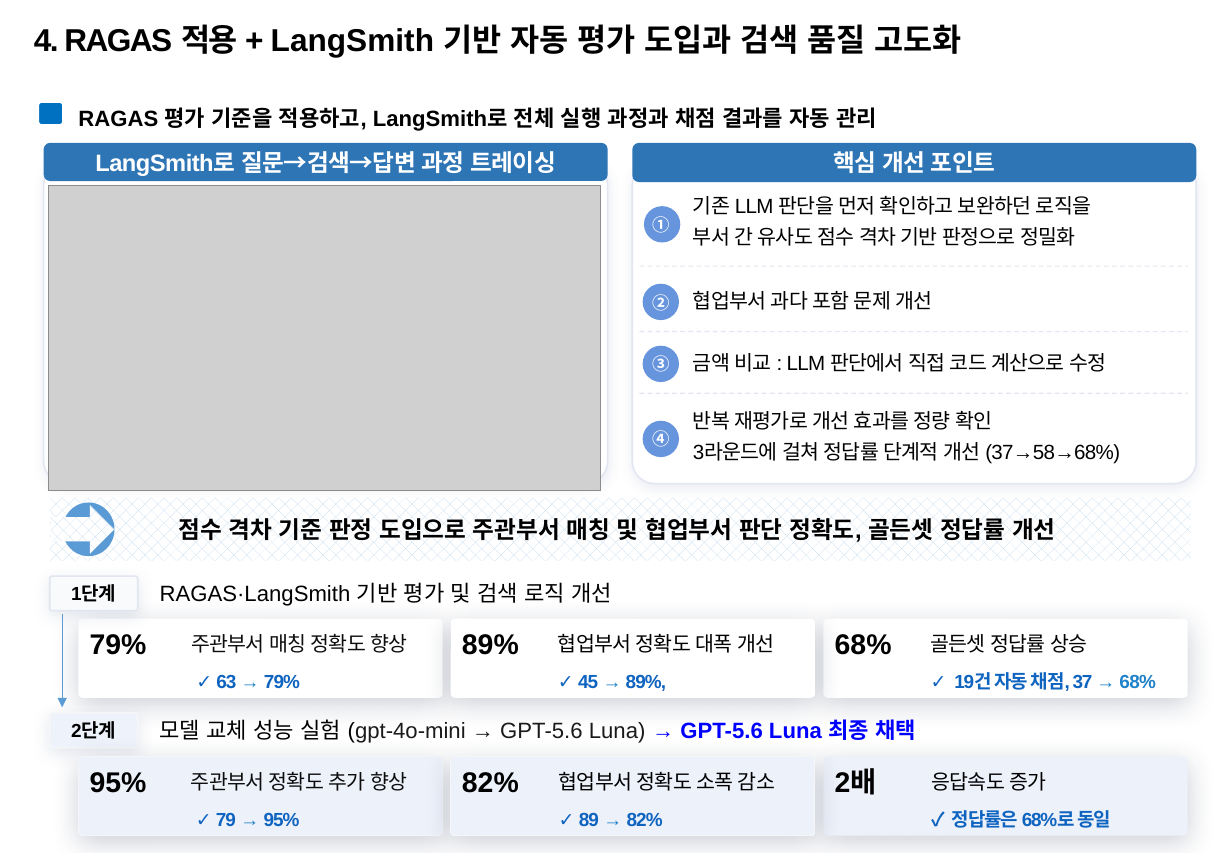
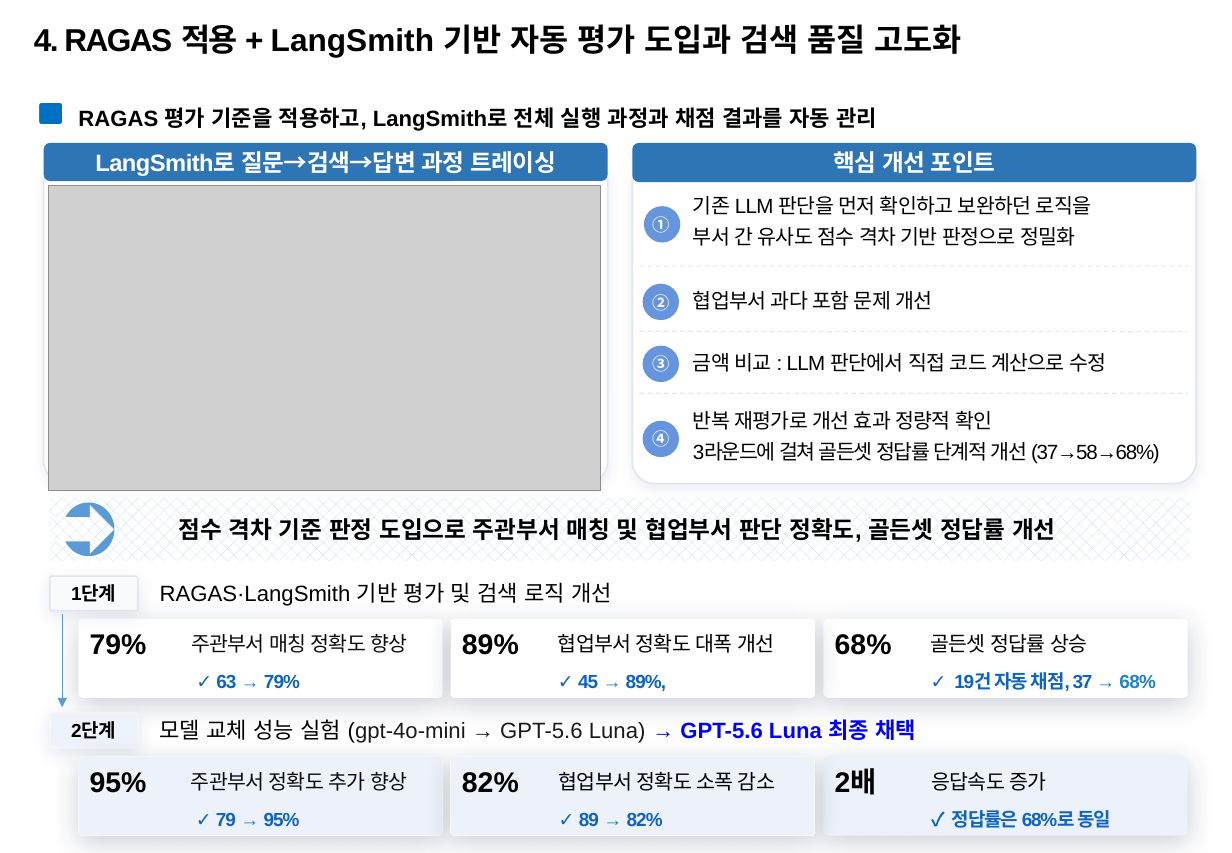
Before and after one commit to temmi81-hue/department-ragas, a slide deck: slide 5 of presentation/submission/26년 포스코퓨처엠 AI활용전문가 과정_사무계_송다혜.pptx. Drawn at 1232x853 pixels with LibreOffice and Linux fonts; fonts in the diff are those of the drawing; grey boxes stand for pictures; background and template pictures are left out. Boxes give left, top, right and bottom in pixels: in the first picture for what was removed or moved away, otherwise in the second. Text is boxed around its words. In the diff, an @@ line names an element or a change of style, - is before the commit and + after.

```diff
--- a/presentation/submission/26년 포스코퓨처엠 AI활용전문가 과정_사무계_송다혜.pptx
+++ b/presentation/submission/26년 포스코퓨처엠 AI활용전문가 과정_사무계_송다혜.pptx
@@ text at box(693, 411, 1160, 464): text changed @@
-반복 재평가로 개선 효과를 정량 확인
-3라운드에 걸쳐 정답률 단계적 개선 (37→58→68%)
+반복 재평가로 개선 효과 정량적 확인
+3라운드에 걸쳐 골든셋 정답률 단계적 개선 (37→58→68%)
```
Also in this commit, not shown: 1 other slide changed, 2 other files.
